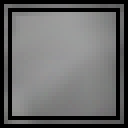
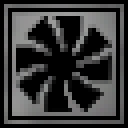
Before/after of a 128 × 128 layered artwork. What changed in the layer stack:
showed "Original Fan" over [16, 16, 112, 112]
